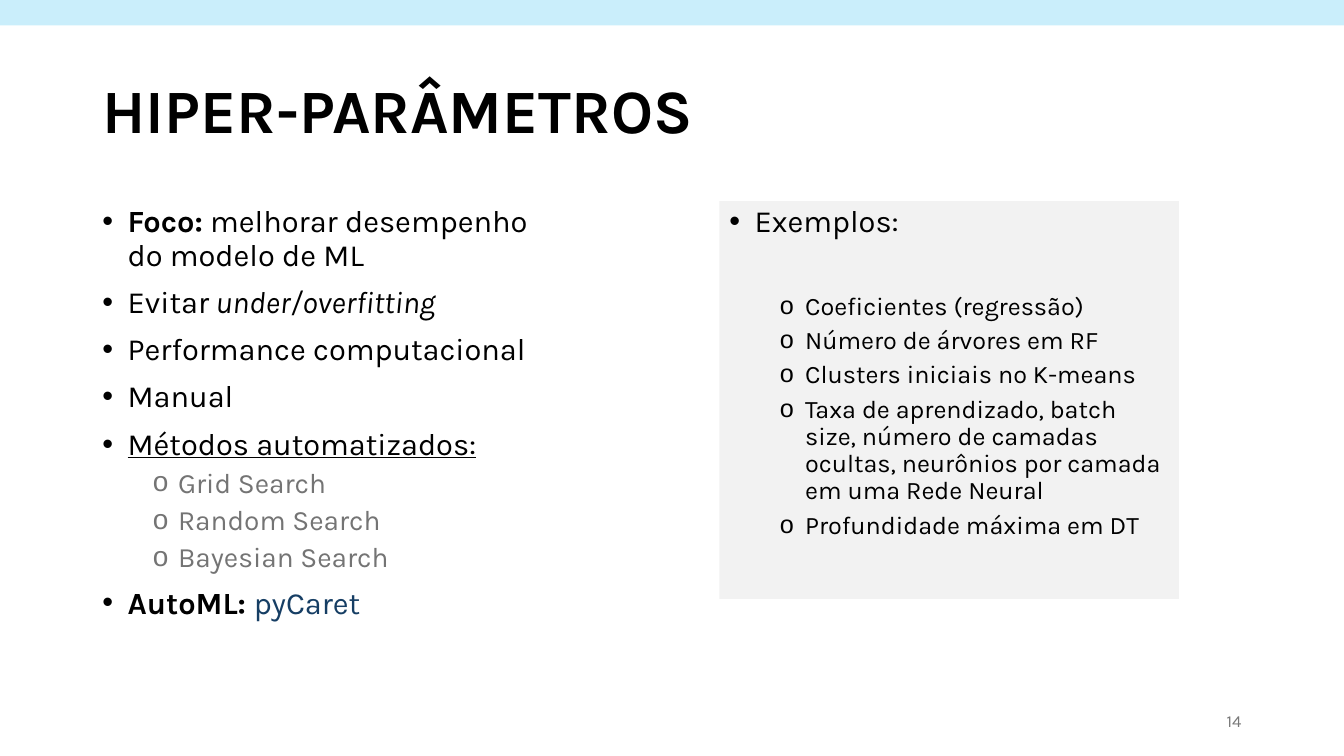
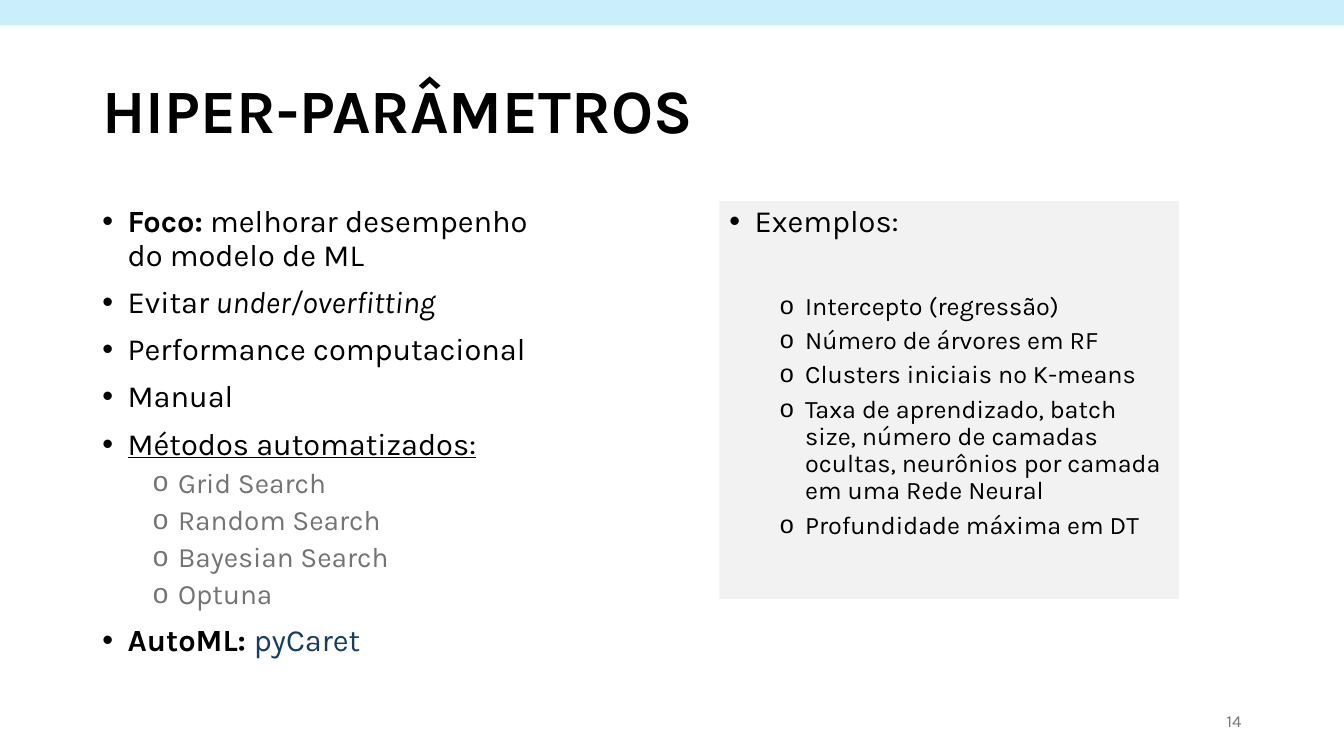
Before and after one commit to OviedoVR/ML_especializacao_2025, a slide deck: slide 14 of assets/ppt/MachineLearning_Teoria.pptx. Drawn at 1344x756 pixels with LibreOffice and Linux fonts; fonts in the diff are those of the drawing. Boxes give left, top, right and bottom in pixels: in the first picture for what was removed or moved away, otherwise in the second. Text is boxed around its words. In the diff, an @@ line names an element or a change of style, - is before the commit and + after.

```diff
--- a/assets/ppt/MachineLearning_Teoria.pptx
+++ b/assets/ppt/MachineLearning_Teoria.pptx
@@ text in rectangle at box(805, 297, 1059, 321): text changed @@
-  o Coeficientes (regressão)
+  o Intercepto (regressão)
@@ text at box(178, 586, 272, 611): paragraph added @@
+  o Optuna
```
Also in this commit, not shown: 1 other slide changed, 1 other file.
